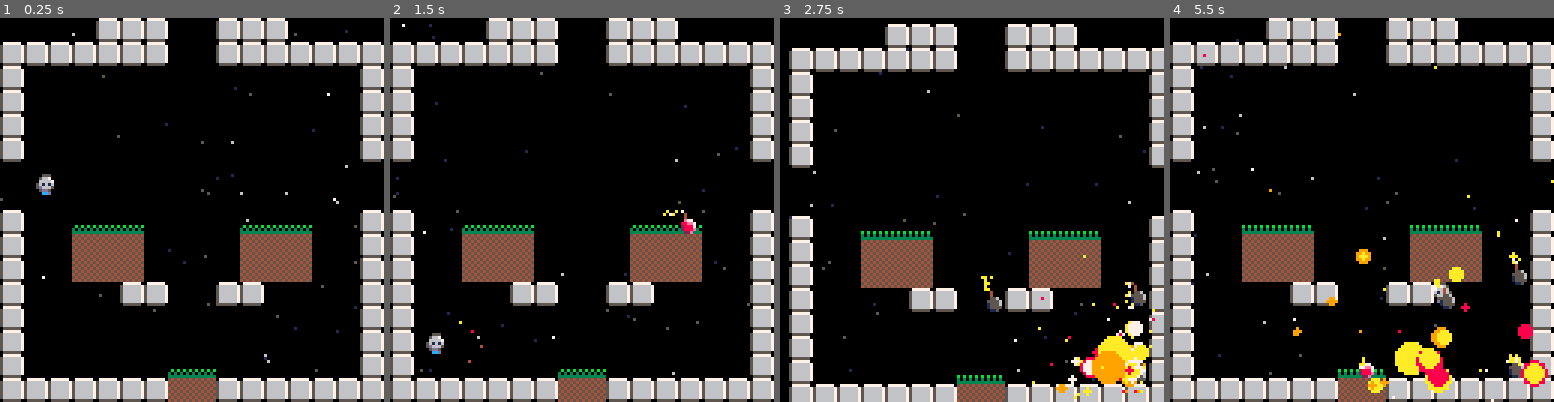
Above: before the commit, frames 1-4 (left to right).
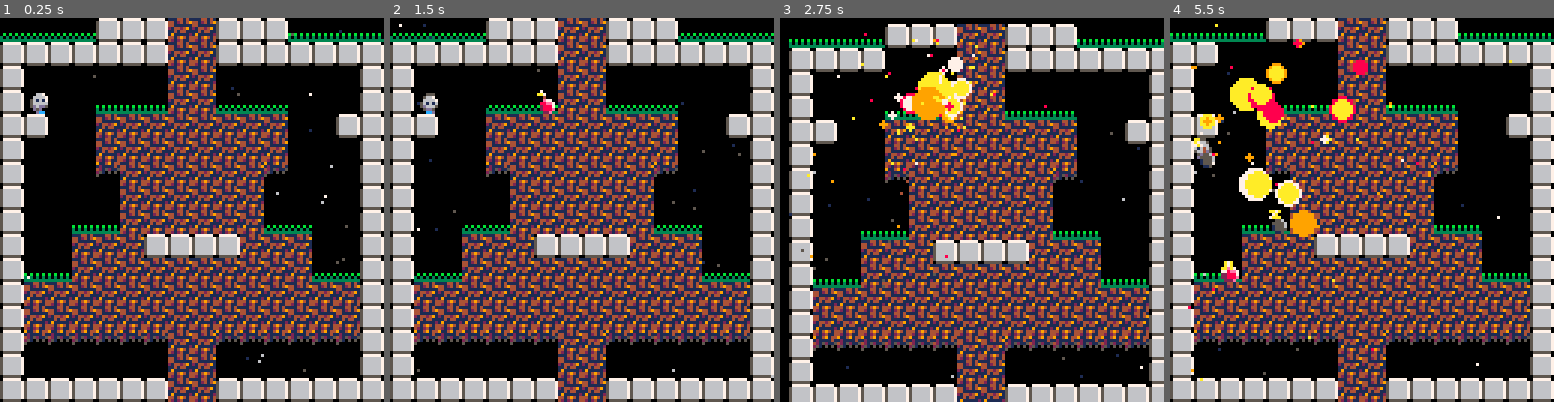
Above: after the commit, the same moments.

Repository: lkingsford/pico8-projects
Game: PICO-8 cartridge plat1.p8
Two runs of this game, one before a commit and one after it. Both use one fixed random seed, a clock stepped at 60 frames per second and the inputs below.
Inputs:
- Up to frame 1 (0.25 s): no input
- Up to frame 2 (1.5 s): tap X (X key) at 0.33, 1.07 s; tap O (Z key) at 0.7 s
- Up to frame 3 (2.75 s): hold Right 1.6-2.1 s; tap O (Z key) at 1.7, 2.1, 2.5 s; tap X (X key) at 1.85 s; hold Up 2.15-2.42 s; hold Right from 2.47 s (still down)
- Up to frame 4 (5.5 s): tap O (Z key) every 0.4 s from 2.9 to 5.3 s; tap X (X key) at 2.97, 4.08, 5.2 s; release Right at 3.03 s; hold Left 3.08-3.58 s; hold Down 3.63-3.97 s; hold Right 4.02-4.68 s; hold Up 4.73-5.03 s; hold Left from 5.08 s (still down)

The runs differ from the first frame. In frame 1, 43% of the frame differs, in the area x 0-100%, y 0-100%; in frame 2, 44%; in frame 3, 47%; in frame 4, 50%.

Commit message:
Better cliffs

Diff:
--- a/plat1.p8
+++ b/plat1.p8
@@ -425,34 +425,64 @@
 	return a
 end
 
+function load_map(map_id)
+	-- Copy map_id from rom into map in ram
+	-- Left top corner
+	local map_x = (map_id % 8) * 16
+	local map_y = flr(map_id / 8) * 16
+	for iy = map_y, map_y+16 do
+		reload(dest,16)
+	end
+	for iy = map_y, map_y+16 do
+		local src = 0x2000+iy*128+map_x
+		local dest = 0x2000+iy*128
+		memcpy(dest, src, 16)
+		printh(src ..' -> '..dest..' mapx '..map_x..' iy '..iy)
+	end
+	-- Player starting locations
+	for iy = 0, 15 do for ix = 0, 15 do
+		if mget(ix, iy) == 2 then
+			mset(ix, iy, 0)
+			p0.x = ix * 8
+			p0.y = iy * 8 - 1
+		elseif mget(ix, iy) == 18 then
+			mset(ix, iy, 0)
+			--p1.x = ix * 8
+			--p1.y = iy * 8
+		end
+	end end
+end
+
 function _init()
-	anim_t = 8
-	anim_f = 0
-	init_back()
-	init_map()
-	fore_parts = {}
-	local p0 = new_actor(18, player)
+	p0 = new_actor(18, player)
 	p0.x = 10
 	p0.y = 40
 	p0.player = 0
 	p0.jumps = 0
+	anim_t = 8
+	anim_f = 0
+	init_back()
+	load_map(1)
+	init_map()
+	fore_parts = {}
 	actors={p0}
 	shakes = {}
 end
+
 __gfx__
-00000000000000000000000000000000000000000000000000000000000000000777777054545454000000000000000000000000000000000000000000000000
-00000000000000000006670000055500000000000000000000000000000000005666666745454545000000000000000000000000000000000000000000000000
-00700700000000000066667000566700000000000000000000000000000000005666666754545454000000000000000000000000000000000000000000000000
-00077000000000000561617000666670000000000000000000000000000000005666666745454545000000000000000000000000000000000000000000000000
-00077000000000000566666005616160000000000000000000000000000000005666666754545454000000000000000000000000000000000000000000000000
-007007000000000005d6dd5005d66650000000000000000000000000000000005666666745454545b0b0b0b00b0b0b0b00000000000000000000000000000000
-000000000000000000d5d000005dd500000000000000000000000000000000005666666754545454303030303030303000000000000000000000000000000000
-0000000000000000000dcc00000ccd00000000000000000000000000000000000555555045454545333333333333333300000000000000000000000000000000
-00000000000000000000800000000000000000000000000000000000000000000000000000000000000000000000000000000000000000000000000000000000
-00000000000000000006870000008000000000000000000000000000000000000000000000000000000000000000000000000000000000000000000000000000
-00000000000000000056667000068700000000000000000000000000000000000000000000000000000000000000000000000000000000000000000000000000
-00000000000000000057878000566670000000000000000000000000000000000000000000000000000000000000000000000000000000000000000000000000
-00000000000000000056666000578780000000000000000000000000000000000000000000000000000000000000000000000000000000000000000000000000
+00000000000000000000000000000000000000000000000000000000000000000777777011144141000000000000000000000000000000000000000000000000
+00000000000000000006670000055500000000000000000000000000000000005666666744124149000000000000000000000000000000000000000000000000
+00700700000000000066667000566700000000000000000000000000000000005666666744111111000000000000000000000000000000000000000000000000
+00077000000000000561617000666670000000000000000000000000000000005666666721442491000000000000000000000000000000000000000000000000
+00077000000000000566666005616160000000000000000000000000000000005666666711414411000000000000000000000000000000000000000000000000
+007007000000000005d6dd5005d66650000000000000000000000000000000005666666719111112b0b0b0b00b0b0b0b00000000000000000000000000000000
+000000000000000000d5d000005dd500000000000000000000000000000000005666666744149414303030303030303000000000000000000000000000000000
+0000000000000000000dcc00000ccd00000000000000000000000000000000000555555042124114333333333333333300000000000000000000000000000000
+00000000000000000000800000000000000000000000000000000000000000000000000091149144000000000000000000000000000000000000000000000000
+00000000000000000006870000008000000000000000000000000000000000000000000012111141000000000000000000000000000000000000000000000000
+00000000000000000056667000068700000000000000000000000000000000000000000042152115000000000000000000000000000000000000000000000000
+00000000000000000057878000566670000000000000000000000000000000000000000025105050000000000000000000000000000000000000000000000000
+00000000000000000056666000578780000000000000000000000000000000000000000050000000000000000000000000000000000000000000000000000000
 00000000000000000028688000566660000000000000000000000000000000000000000000000000000000000000000000000000000000000000000000000000
 00000000000000000002880000082800000000000000000000000000000000000000000000000000000000000000000000000000000000000000000000000000
 00000000000000000002080000008200000000000000000000000000000000000000000000000000000000000000000000000000000000000000000000000000
@@ -611,22 +641,22 @@
 
 
 __gff__
-0001010100000000010380800000000000010101000000000000000000000000000000000000000000000000000000000000000000000000000000000000000000000000000000000000000000000000000000000000000000000000000000000000000000000000000000000000000000000000000000000000000000000000
+0001010100000000030580800000000000010101000000000004000000000000000000000000000000000000000000000000000000000000000000000000000000000000000000000000000000000000000000000000000000000000000000000000000000000000000000000000000000000000000000000000000000000000
 0000000000000000000000000000000000000000000000000000000000000000000000000000000000000000000000000000000000000000000000000000000000000000000000000000000000000000000000000000000000000000000000000000000000000000000000000000000000000000000000000000000000000000
 __map__
-0000000008080800000808080000000000000000000000000000000000000000000000000000000000000000000000000000000000000000000000000000000000000000000000000000000000000000000000000000000000000000000000000000000000000000000000000000000000000000000000000000000000000000
-0808080808080800000808080808080800000000000000000000000000000000000000000000000000000000000000000000000000000000000000000000000000000000000000000000000000000000000000000000000000000000000000000000000000000000000000000000000000000000000000000000000000000000
-0800000707070707070707070707070800000000000000000000000000000000000000000000000000000000000000000000000000000000000000000000000000000000000000000000000000000000000000000000000000000000000000000000000000000000000000000000000000000000000000000000000000000000
-0800000000000000000000000000000800000000000000000000000000000000000000000000000000000000000000000000000000000000000000000000000000000000000000000000000000000000000000000000000000000000000000000000000000000000000000000000000000000000000000000000000000000000
-0800000000000000000000000000000800000000000000000000000000000000000000000000000000000000000000000000000000000000000000000000000000000000000000000000000000000000000000000000000000000000000000000000000000000000000000000000000000000000000000000000000000000000
-0800000000000000000000000000000800000000000000000000000000000000000000000000000000000000000000000000000000000000000000000000000000000000000000000000000000000000000000000000000000000000000000000000000000000000000000000000000000000000000000000000000000000000
-0000000000000000000000000000000000000000000000000000000000000000000000000000000000000000000000000000000000000000000000000000000000000000000000000000000000000000000000000000000000000000000000000000000000000000000000000000000000000000000000000000000000000000
-0000000000000000000000000000000000000000000000000000000000000000000000000000000000000000000000000000000000000000000000000000000000000000000000000000000000000000000000000000000000000000000000000000000000000000000000000000000000000000000000000000000000000000
-0800000a0a0a000000000a0a0a00000800000000000000000000000000000000000000000000000000000000000000000000000000000000000000000000000000000000000000000000000000000000000000000000000000000000000000000000000000000000000000000000000000000000000000000000000000000000
-0800000909090000000009090900000800000000000000000000000000000000000000000000000000000000000000000000000000000000000000000000000000000000000000000000000000000000000000000000000000000000000000000000000000000000000000000000000000000000000000000000000000000000
-0800000909090000000009090900000800000000000000000000000000000000000000000000000000000000000000000000000000000000000000000000000000000000000000000000000000000000000000000000000000000000000000000000000000000000000000000000000000000000000000000000000000000000
-0800000000080800000808000000000800000000000000000000000000000000000000000000000000000000000000000000000000000000000000000000000000000000000000000000000000000000000000000000000000000000000000000000000000000000000000000000000000000000000000000000000000000000
-0800000000000000000000000000000800000000000000000000000000000000000000000000000000000000000000000000000000000000000000000000000000000000000000000000000000000000000000000000000000000000000000000000000000000000000000000000000000000000000000000000000000000000
-0800000000000000000000000000000800000000000000000000000000000000000000000000000000000000000000000000000000000000000000000000000000000000000000000000000000000000000000000000000000000000000000000000000000000000000000000000000000000000000000000000000000000000
-080000000000000a0a0000000000000800000000000000000000000000000000000000000000000000000000000000000000000000000000000000000000000000000000000000000000000000000000000000000000000000000000000000000000000000000000000000000000000000000000000000000000000000000000
-0808080808080809090808080808080800000000000000000000000000000000000000000000000000000000000000000000000000000000000000000000000000000000000000000000000000000000000000000000000000000000000000000000000000000000000000000000000000000000000000000000000000000000
+000000000808080000080808000000000b0b0b0b08080809090808080a0a0a0a000000000000000000000000000000000000000000000000000000000000000000000000000000000000000000000000000000000000000000000000000000000000000000000000000000000000000000000000000000000000000000000000
+0808080808080800000808080808080808080808080808090908080808080808000000000000000000000000000000000000000000000000000000000000000000000000000000000000000000000000000000000000000000000000000000000000000000000000000000000000000000000000000000000000000000000000
+0800000707070707070707070707070808000007070707090907070707070708000000000000000000000000000000000000000000000000000000000000000000000000000000000000000000000000000000000000000000000000000000000000000000000000000000000000000000000000000000000000000000000000
+08000000000000000000000000000008080200000a0a0a09090b0b0b00001208000000000000000000000000000000000000000000000000000000000000000000000000000000000000000000000000000000000000000000000000000000000000000000000000000000000000000000000000000000000000000000000000
+0800000000000000000000000000000808080000090909090909090900000808000000000000000000000000000000000000000000000000000000000000000000000000000000000000000000000000000000000000000000000000000000000000000000000000000000000000000000000000000000000000000000000000
+0800000002000000000000120000000808000000090909090909090900000008000000000000000000000000000000000000000000000000000000000000000000000000000000000000000000000000000000000000000000000000000000000000000000000000000000000000000000000000000000000000000000000000
+0000000000000000000000000000000008000000190909090909091900000008000000000000000000000000000000000000000000000000000000000000000000000000000000000000000000000000000000000000000000000000000000000000000000000000000000000000000000000000000000000000000000000000
+0000000000000000000000000000000008000000000909090909090000000008000000000000000000000000000000000000000000000000000000000000000000000000000000000000000000000000000000000000000000000000000000000000000000000000000000000000000000000000000000000000000000000000
+0800000a0a0a000000000a0a0a0000080800000a0a0909090909090b0b000008000000000000000000000000000000000000000000000000000000000000000000000000000000000000000000000000000000000000000000000000000000000000000000000000000000000000000000000000000000000000000000000000
+0800000909090000000009090900000808000009090908080808090909000008000000000000000000000000000000000000000000000000000000000000000000000000000000000000000000000000000000000000000000000000000000000000000000000000000000000000000000000000000000000000000000000000
+08000009090900000000090909000008080a0a090909090909090909090b0b08000000000000000000000000000000000000000000000000000000000000000000000000000000000000000000000000000000000000000000000000000000000000000000000000000000000000000000000000000000000000000000000000
+0800001919080800000808191900000808090909090909090909090909090908000000000000000000000000000000000000000000000000000000000000000000000000000000000000000000000000000000000000000000000000000000000000000000000000000000000000000000000000000000000000000000000000
+0800000000000000000000000000000808090909090909090909090909090908000000000000000000000000000000000000000000000000000000000000000000000000000000000000000000000000000000000000000000000000000000000000000000000000000000000000000000000000000000000000000000000000
+0800000000000000000000000000000808191919191919090919191919191908000000000000000000000000000000000000000000000000000000000000000000000000000000000000000000000000000000000000000000000000000000000000000000000000000000000000000000000000000000000000000000000000
+080000000000000a0a0000000000000808010000000000090900000000000008000000000000000000000000000000000000000000000000000000000000000000000000000000000000000000000000000000000000000000000000000000000000000000000000000000000000000000000000000000000000000000000000
+0808080808080809090808080808080808080808080808090908080808080808000000000000000000000000000000000000000000000000000000000000000000000000000000000000000000000000000000000000000000000000000000000000000000000000000000000000000000000000000000000000000000000000
